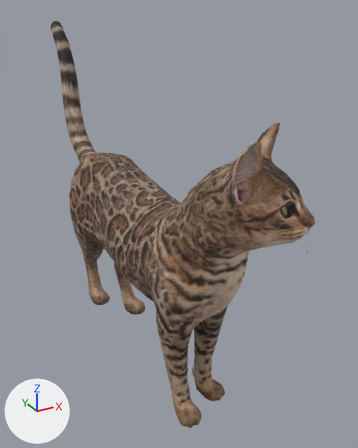
What one commit did to the glTF model Assets/GeneratedMeshes/cat_lo.glb.
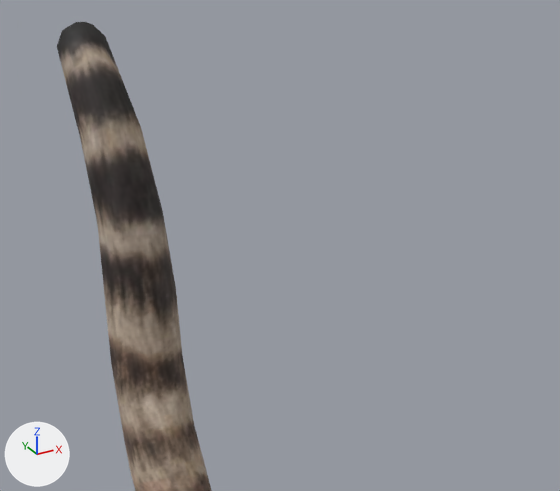
Old and new are each drawn whole from a camera (50 mm lens) standing at (-0.474, -1.042, 0.887) and looking at (0.112, 0.023, 0.355) and again close up from a camera (50 mm lens) standing at (-0.16, 0.022, 0.921) and looking at (0.088, 0.473, 0.695). Lighting does not change. The marker at lower left points along +X, +Y and +Z. The first two pictures are the older version. Where no turn or scale is listed for an object, it has been applied to the vertices. Vertices at exactly the same position are counted once.

Script lines for the objects in view, before the commit:
```python
mat_googlear_stingraypbs_stingraypbs = bpy.data.materials.new('GoogleAR_StingrayPBS_StingrayPBS')
mat_googlear_stingraypbs_stingraypbs.use_nodes = True; mat_googlear_stingraypbs_stingraypbs.node_tree.nodes.clear()
_N = mat_googlear_stingraypbs_stingraypbs.node_tree.nodes; _L = mat_googlear_stingraypbs_stingraypbs.node_tree.links
n0 = _N.new('ShaderNodeBsdfPrincipled'); n0.name = 'Principled BSDF'
n1 = _N.new('ShaderNodeOutputMaterial'); n1.name = 'Material Output'
n2 = _N.new('ShaderNodeTexImage'); n2.name = 'Image Texture'
n2.image = img_image_0
n3 = _N.new('ShaderNodeSeparateColor'); n3.name = 'Separate Color'
n4 = _N.new('ShaderNodeTexImage'); n4.name = 'Image Texture.001'
n4.image = img_image_1
n5 = _N.new('ShaderNodeNormalMap'); n5.name = 'Normal Map'
n5.uv_map = 'UVMap'
n6 = _N.new('ShaderNodeTexImage'); n6.name = 'Image Texture.002'
n6.image = img_image_2
_L.new(n0.outputs[0], n1.inputs[0])  # 'BSDF' to 'Surface'
_L.new(n2.outputs[0], n0.inputs[0])  # 'Color' to 'Base Color'
_L.new(n3.outputs[2], n0.inputs[1])  # 'Blue' to 'Metallic'
_L.new(n3.outputs[1], n0.inputs[2])  # 'Green' to 'Roughness'
_L.new(n4.outputs[0], n3.inputs[0])  # 'Color' to 'Color'
_L.new(n5.outputs[0], n0.inputs[5])  # 'Normal' to 'Normal'
_L.new(n6.outputs[0], n5.inputs[1])  # 'Color' to 'Color'
me_object_0 = bpy.data.meshes.new('Object_0')
me_object_0.from_pydata(...)  # 3285 vertices, 5330 faces; spans x -0.107..0.186, y -0.454..0.598, z 0.0..0.846
me_object_0.materials.append(mat_googlear_stingraypbs_stingraypbs)
ob_object_103 = bpy.data.objects.new('Object_103', me_object_0)
ob_object_103.location = (0.0, 0.0, 0.0)
```
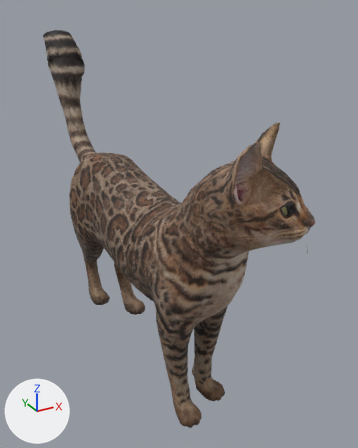
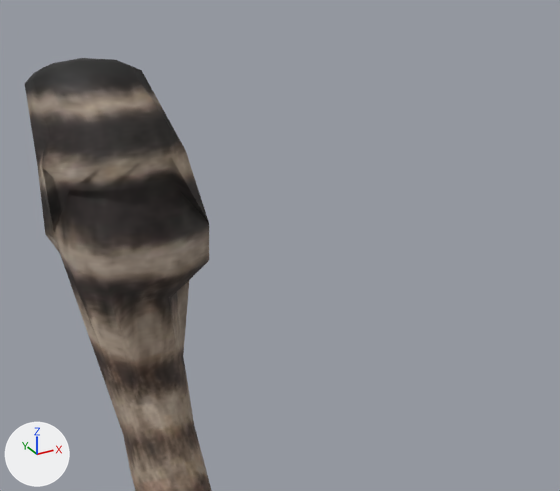
Where the change shows, as pixel boxes [x1, y1, x2, y2] in the close-ups (560 x 491 px; the box of a moved part takes in the faces that stretch with it):
'Object_103', reshaped
    before: [57, 22, 212, 491]
    after: [25, 58, 212, 491]
part 1 of me_object_0, moved or reshaped
    before: [57, 22, 190, 431]
    after: [25, 58, 209, 433]

Edits to the bpy script that builds the scene:
```text
Change mat_googlear_stingraypbs_stingraypbs:
    add n7 = _N.new('ShaderNodeMix'); n7.name = 'Mix'
    add n7.data_type = 'RGBA'
    add n7.blend_type = 'MULTIPLY'
    add n7.inputs[0].default_value = 1.0  # 'Factor'
    add n8 = _N.new('ShaderNodeVertexColor'); n8.name = 'Color Attribute'
    where n2 = _N.new('ShaderNodeTexImage'); n2.name = 'Image Texture'
    where n0 = _N.new('ShaderNodeBsdfPrincipled'); n0.name = 'Principled BSDF'
    remove _L.new(n2.outputs[0], n0.inputs[0])  # 'Color' to 'Base Color'
    add _L.new(n7.outputs[2], n0.inputs[0])  # 'Result' to 'Base Color'
    add _L.new(n8.outputs[0], n7.inputs[7])  # 'Color' to 'B'
    add _L.new(n2.outputs[0], n7.inputs[6])  # 'Color' to 'A'
Change me_object_0:
    used by ob_object_103; location = (0.0, 0.0, 0.0)
    remove me_object_0.from_pydata(...)  # 3285 vertices, 5330 faces; spans x -0.107..0.186, y -0.454..0.598, z 0.0..0.846
    add me_object_0.from_pydata(...)  # 3285 vertices, 5330 faces; spans x -0.107..0.186, y -0.454..0.649, z 0.0..0.82
    me_object_0 part 1: 88 of 3285 vertices moved; they spanned x -0.036..0.014, y 0.472..0.598, z 0.594..0.846 and now span x -0.068..0.036, y 0.445..0.649, z 0.594..0.82; mean shift (-0.001, -0.002, -0.012); largest move (-0.008, 0.595, 0.818) -> (0.004, 0.649, 0.797)
    me_object_0 part 2: vertex colours changed
```
